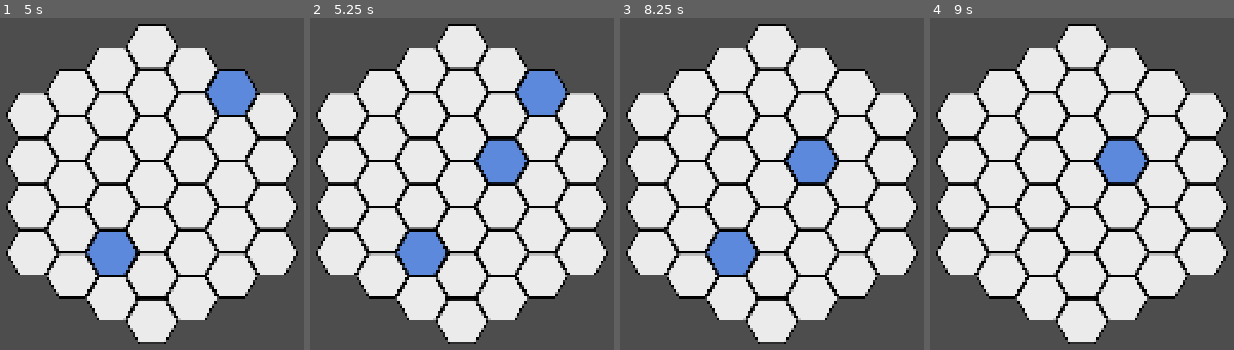
Above: before the commit, frames 1-4 (left to right).
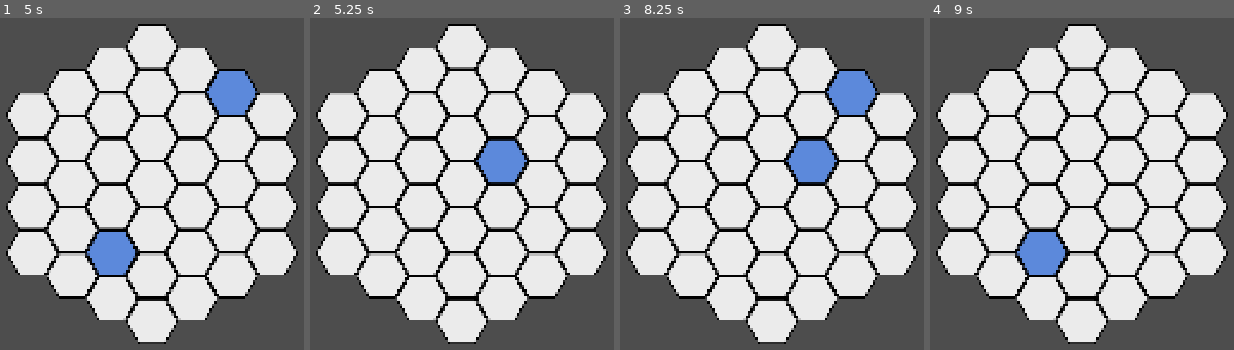
Above: after the commit, the same moments.

Repository: stefan-11/hexfield
Game: Godot game, scene res://hex_map.tscn
Same seed, same stepped clock (60 frames per second), same inputs: the game is played once before the commit and once after it.
Inputs (mouse positions are in pixels of both pictures, inside the frame that each line leads up to):
- Up to frame 1 (5 s): tap Enter at 0.5, 2, 3.5 s; move the mouse to (outside the picture) at 0.52 s; click (outside the picture) at 0.67 s; tap Space at 1.25, 2.75, 4.25 s; move the mouse to (outside the picture) at 1.27 s; click (outside the picture) at 1.42 s; move the mouse to (231, 84) at 2.02 s; click (231, 84) at 2.17 s; move the mouse to (112, 273) at 2.77 s; click (112, 273) at 2.92 s; move the mouse to (outside the picture) at 3.52 s; click (outside the picture) at 3.67 s; move the mouse to (outside the picture) at 4.27 s; click (outside the picture) at 4.42 s
- Up to frame 2 (5.25 s): move the mouse to (501, 184) at 5.02 s; click (501, 184) at 5.17 s
- Up to frame 3 (8.25 s): move the mouse to (653, 71) at 5.77 s; click (653, 71) at 5.92 s; move the mouse to (outside the picture) at 6.52 s; click (outside the picture) at 6.67 s; move the mouse to (outside the picture) at 7.27 s; click (outside the picture) at 7.42 s; move the mouse to (851, 84) at 8.02 s; click (851, 84) at 8.17 s
- Up to frame 4 (9 s): move the mouse to (1042, 273) at 8.77 s; click (1042, 273) at 8.92 s

Frame 1 is identical in both runs. In frame 2, 3.2% of the frame differs, in the area x 28-85%, y 15-78%; in frame 3, 3.2%; in frame 4, 3.2%.

Commit message:
adjust click handling

Diff:
--- a/hex_map.gd
+++ b/hex_map.gd
@@ -13,6 +13,8 @@
 	Vector2i(-1, 0), Vector2i(-1, 1), Vector2i(0, 1),
 ]
 
+const SELECTED_COLOR := Color.CORNFLOWER_BLUE
+
 ## Anzahl der Felder, die vom Mittelfeld in jede Richtung ausgehen.
 @export var radius: int = 3
 ## Skalierung der Felder (0.8 sorgt dafür, dass das Feld ins Standardfenster passt).
@@ -22,6 +24,8 @@
 
 ## Alle Felder des Spielfelds, Schlüssel ist die axiale Koordinate (q, r).
 var tiles: Dictionary[Vector2i, Sprite2D] = {}
+## Aktuell markierte Felder (maximal zwei: Feld 1 und Feld 2).
+var selected: Array[Vector2i] = []
 
 var _tile_size: Vector2
 
@@ -34,13 +38,28 @@
 
 
 func _unhandled_input(event: InputEvent) -> void:
-	# Test: Angeklicktes Feld einfärben und seine Koordinate ausgeben.
 	if event is InputEventMouseButton and event.pressed and event.button_index == MOUSE_BUTTON_LEFT:
 		var hex := pixel_to_axial(get_local_mouse_position())
 		if has_tile(hex):
-			var tile := tiles[hex]
-			tile.modulate = Color.WHITE if tile.modulate != Color.WHITE else Color.CORNFLOWER_BLUE
-			print("Hex (q=%d, r=%d, s=%d), Abstand zur Mitte: %d" % [hex.x, hex.y, -hex.x - hex.y, distance(hex, Vector2i.ZERO)])
+			select_tile(hex)
+
+
+## Markiert ein Feld. Es sind höchstens zwei Felder gleichzeitig markiert:
+## Ein dritter Klick hebt die bisherige Auswahl auf und beginnt eine neue.
+func select_tile(hex: Vector2i) -> void:
+	if selected.size() >= 2:
+		clear_selection()
+	selected.append(hex)
+	tiles[hex].modulate = SELECTED_COLOR
+	print("Feld %d: (q=%d, r=%d, s=%d)" % [selected.size(), hex.x, hex.y, -hex.x - hex.y])
+	if selected.size() == 2:
+		print("Distanz zwischen Feld 1 und Feld 2: %d" % distance(selected[0], selected[1]))
+
+
+func clear_selection() -> void:
+	for hex in selected:
+		tiles[hex].modulate = Color.WHITE
+	selected.clear()
 
 
 ## Erzeugt alle Felder innerhalb von `radius` um das Mittelfeld (0, 0).
@@ -57,6 +76,7 @@
 	for tile in tiles.values():
 		tile.queue_free()
 	tiles.clear()
+	selected.clear()
 
 
 func has_tile(hex: Vector2i) -> bool:
